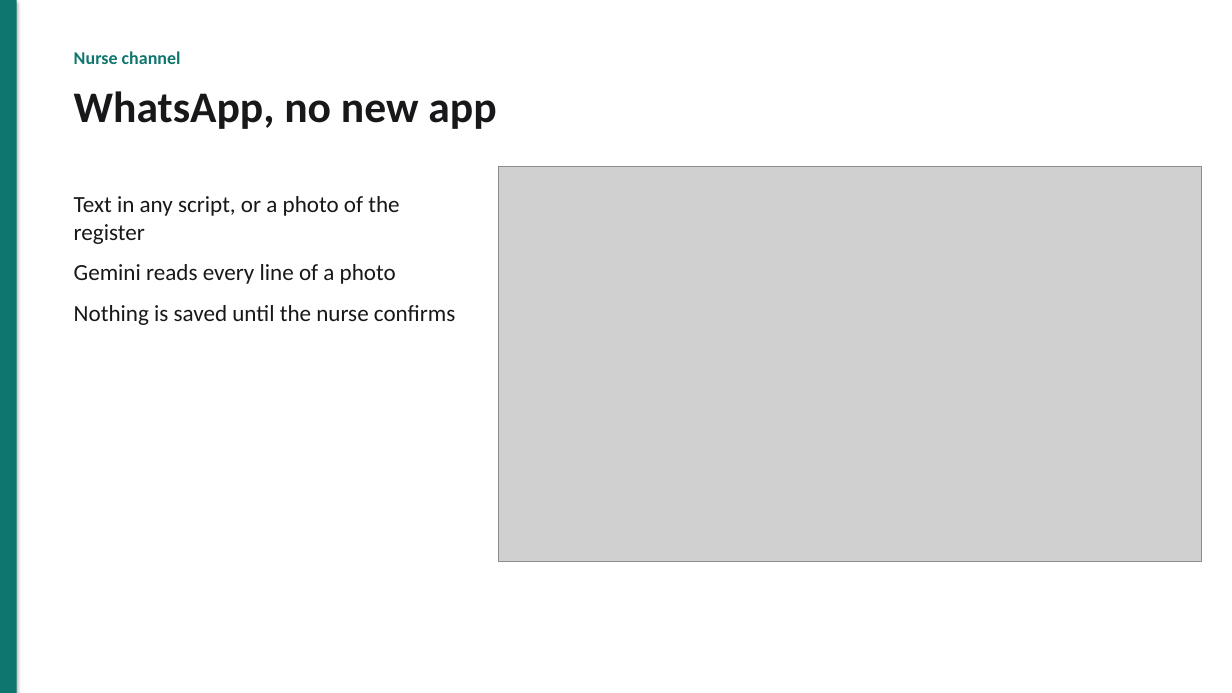
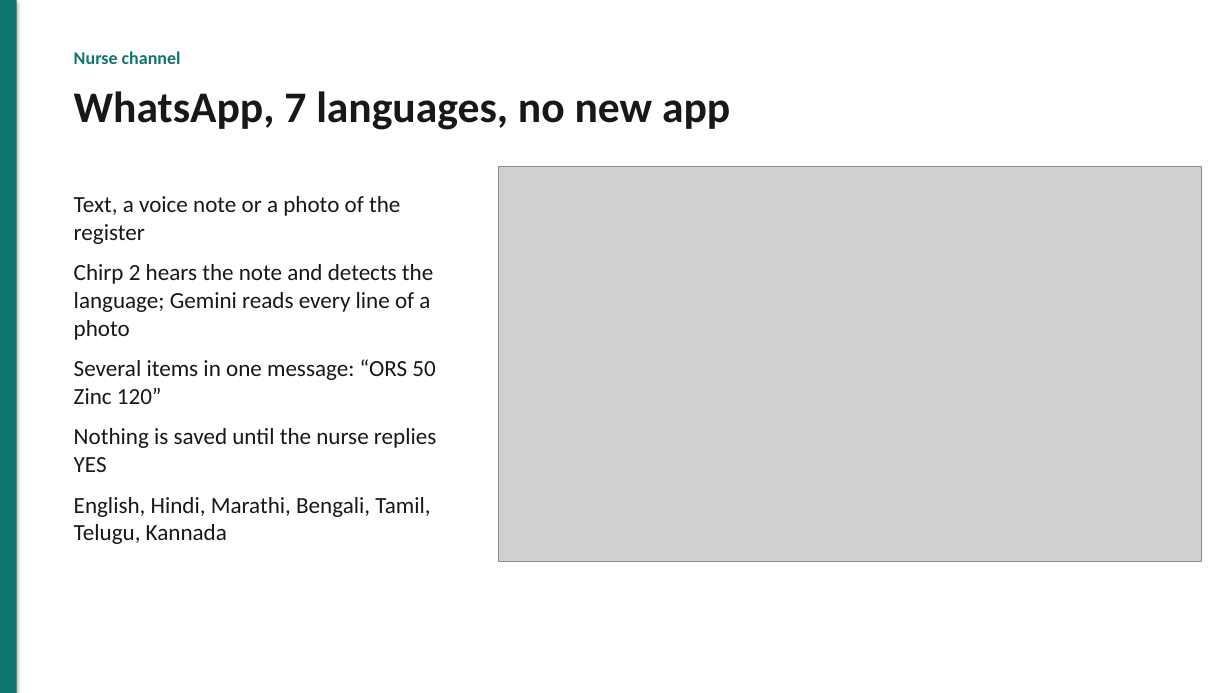
Before and after one commit to akshat333-debug/AushadhiNet, a slide deck: slide 5 of docs/pitch/AushadhiNet-pitch.pptx (slide 4 before the commit). Drawn at 1232x693 pixels with LibreOffice and Linux fonts; fonts in the diff are those of the drawing; grey boxes stand for pictures. Boxes give left, top, right and bottom in pixels: in the first picture for what was removed or moved away, otherwise in the second. Text is boxed around its words. In the diff, an @@ line names an element or a change of style, - is before the commit and + after.

```diff
--- a/docs/pitch/AushadhiNet-pitch.pptx
+++ b/docs/pitch/AushadhiNet-pitch.pptx
@@ text at box(74, 91, 730, 130): text changed @@
-WhatsApp, no new app
+WhatsApp, 7 languages, no new app
@@ text at box(74, 196, 436, 544): text changed @@
-Text in any script, or a photo of the register
-Gemini reads every line of a photo
-Nothing is saved until the nurse confirms
+Text, a voice note or a photo of the register
+Chirp 2 hears the note and detects the language; Gemini reads every line of a photo
+Several items in one message: “ORS 50 Zinc 120”
+Nothing is saved until the nurse replies YES
+English, Hindi, Marathi, Bengali, Tamil, Telugu, Kannada
```
Also in this commit, not shown: 6 other slides changed, 2 slides added, 3 slides removed, 13 other files.
